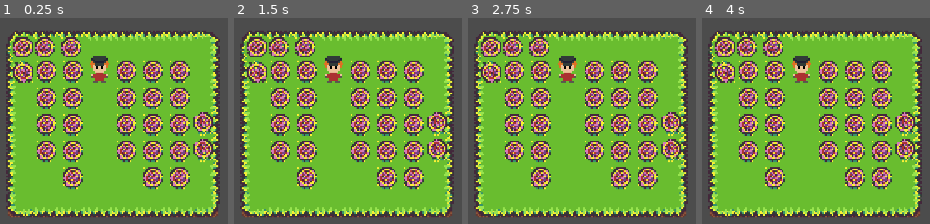
Above: before the commit, frames 1-4 (left to right).
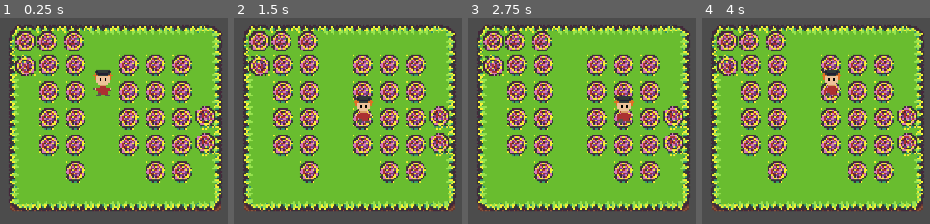
Above: after the commit, the same moments.

Repository: Zezeku/Godot-Creature-Catch
Game: Godot game, scene res://Source/SceneHandler.tscn
The game is run twice, just before and just after one commit, with the same random seed, the same clock (stepped at 60 frames per second) and the same inputs.
Inputs:
- Up to frame 1 (0.25 s): no input
- Up to frame 2 (1.5 s): tap Enter at 0.5 s; hold Right (ui_right) 0.53-1.28 s; tap Space at 1.25 s; hold Down (ui_down) from 1.28 s (still down)
- Up to frame 3 (2.75 s): tap Enter at 2 s; release Down (ui_down) at 2.03 s; hold Right (ui_right) from 2.03 s (still down)
- Up to frame 4 (4 s): tap Space at 2.75 s; release Right (ui_right) at 2.78 s; hold Up (ui_up) 2.78-3.53 s; hold Left (ui_left) from 3.53 s (still down)

The runs differ from the first frame. In frame 1, 44% of the frame differs, in the area x 2-98%, y 3-97%; in frame 2, 44%; in frame 3, 44%; in frame 4, 44%.

Commit message:
Player movement
use the arrow keys to move character around. Sprite needs redone so it properly fits in all grass tiles

Diff:
--- /dev/null
+++ b/Project/Source/AnimatedSprite.gd
@@ -0,0 +1,24 @@
+extends AnimatedSprite
+
+var speed = 16 ;
+var move_dir = Vector2();
+
+func get_input():
+
+	move_dir = Vector2();
+
+	if Input.is_action_just_pressed("ui_right"):
+		move_dir.x += 1 ;
+	if Input.is_action_just_pressed("ui_left"):
+		move_dir.x -= 1 ;
+	if Input.is_action_just_pressed("ui_up"):
+		move_dir.y -= 1 ;
+	if Input.is_action_just_pressed("ui_down"):
+		move_dir.y += 1 ;
+
+
+
+
+func _physics_process(delta):
+	get_input()
+	translate(move_dir*speed) ;
--- a/Project/Source/SceneHandler.tscn
+++ b/Project/Source/SceneHandler.tscn
@@ -1,7 +1,8 @@
-[gd_scene load_steps=9 format=2]
+[gd_scene load_steps=10 format=2]
 
 [ext_resource path="res://Assets/GrassTiles.png" type="Texture" id=1]
 [ext_resource path="res://Assets/PlayerSprite.png" type="Texture" id=2]
+[ext_resource path="res://Source/AnimatedSprite.gd" type="Script" id=3]
 
 [sub_resource type="AtlasTexture" id=2]
 atlas = ExtResource( 2 )
@@ -23,7 +24,7 @@
 animations = [ {
 "frames": [ SubResource( 2 ), SubResource( 3 ), SubResource( 4 ), SubResource( 5 ) ],
 "loop": true,
-"name": "default",
+"name": "WalkingDown",
 "speed": 3.0
 } ]
 
@@ -284,11 +285,13 @@
 [node name="SceneHandler" type="Node"]
 
 [node name="AnimatedSprite" type="AnimatedSprite" parent="."]
-position = Vector2( 311.816, 119.36 )
+position = Vector2( 312.5, 131 )
 z_index = 1
 frames = SubResource( 6 )
-frame = 2
+animation = "WalkingDown"
+frame = 1
 playing = true
+script = ExtResource( 3 )
 
 [node name="Route1" type="TileMap" parent="."]
 tile_set = SubResource( 1 )
@@ -301,6 +304,6 @@
 }
 
 [node name="PlayerCamera" type="Camera2D" parent="."]
-position = Vector2( 313.955, 147.785 )
+position = Vector2( 312.5, 151.5 )
 current = true
 zoom = Vector2( 0.25, 0.25 )
